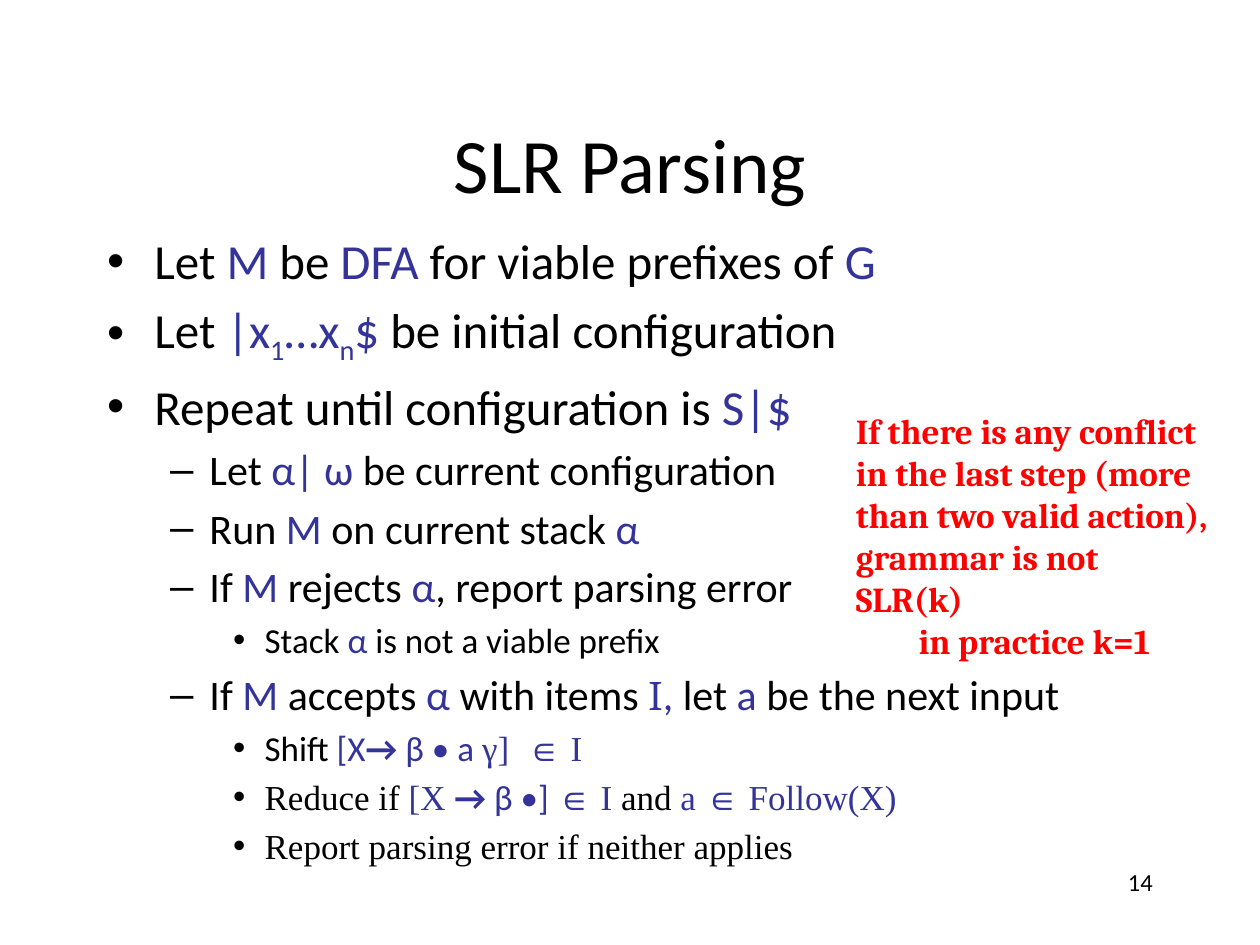
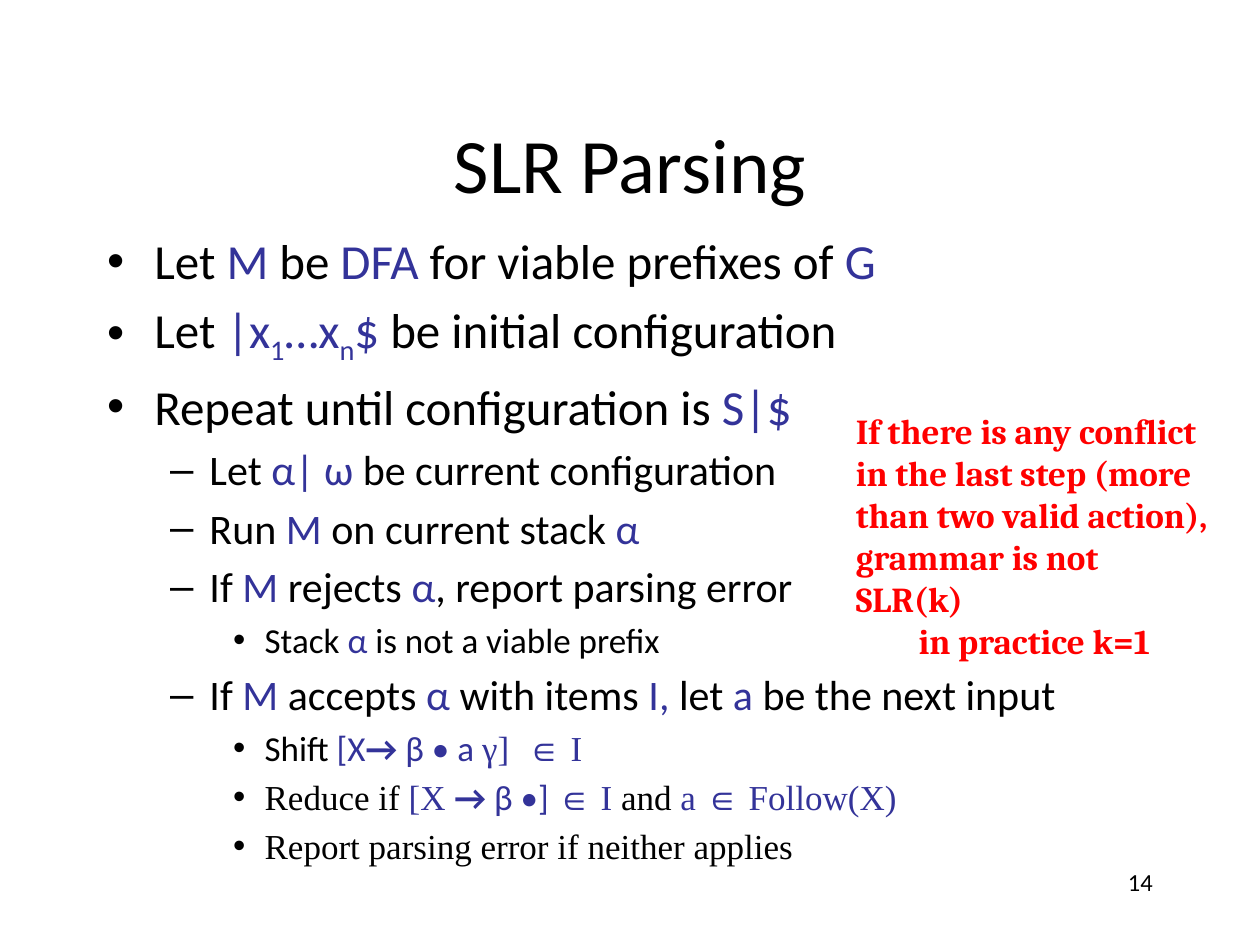
Before and after one commit to anoopsarkar/compilers-class, a slide deck: slide 14 of assets/ppt/parsing/lr3-slr_1-parsing.pptx. Drawn at 1260x945 pixels with LibreOffice and Linux fonts; fonts in the diff are those of the drawing. Boxes give left, top, right and bottom in pixels: in the first picture for what was removed or moved away, otherwise in the second. Text is boxed around its words. In the diff, an @@ line names an element or a change of style, - is before the commit and + after.

Commit message:
replaced master slide with Calibri font version

```diff
--- a/assets/ppt/parsing/lr3-slr_1-parsing.pptx
+++ b/assets/ppt/parsing/lr3-slr_1-parsing.pptx
@@ text at bbox=[209, 680, 1056, 717]: font Cambria to Calibri in "I," @@
```
Also in this commit, not shown: 17 other slides changed, 4 other files.
